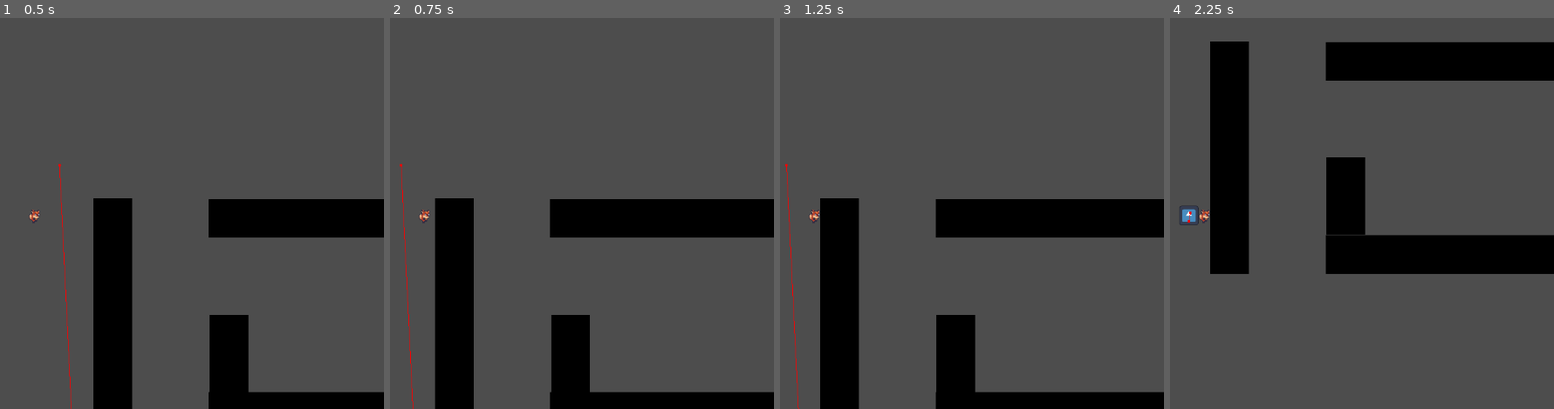
Above: before the commit, frames 1-4 (left to right).
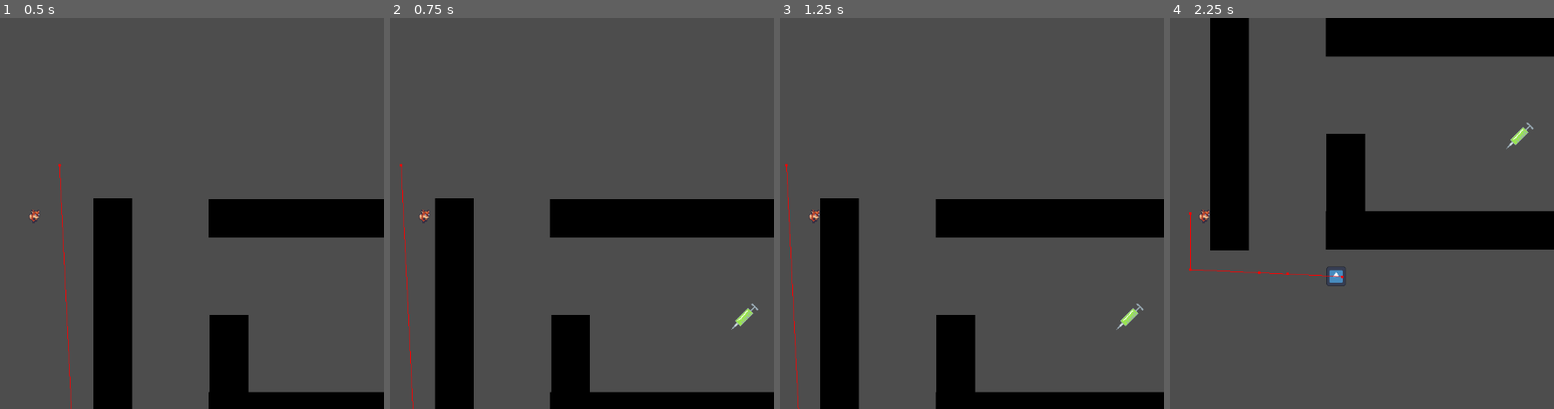
Above: after the commit, the same moments.

Repository: breadlofe/NotMedicine
Game: Godot game, scene res://scenes/test_scene.tscn
The game is run twice, just before and just after one commit, with the same random seed, the same clock (stepped at 60 frames per second) and the same inputs. The engine's default icon, where the game draws it, is replaced by a stand-in: a white triangle on a blue panel in a dark square.
Inputs:
- Up to frame 1 (0.5 s): no input
- Up to frame 2 (0.75 s): tap Enter at 0.5 s; hold D (move_right) from 0.53 s (still down); tap E (interact) at 0.6 s
- Up to frame 3 (1.25 s): keep holding D (move_right)
- Up to frame 4 (2.25 s): tap Space at 1.25 s; release D (move_right) at 1.28 s; hold S (move_down) 1.28-2.03 s; tap E (interact) at 1.35, 2.1 s; hold D (move_right) from 2.03 s (still down)

Frame 1 is identical in both runs. In frame 2, 0.1% of the frame differs, in the area x 88-96%, y 73-80%; in frame 3, 0.1%; in frame 4, 17%, in the area x 2-100%, y 0-69%.

Commit message:
Cop area added

Diff:
--- a/scenes/cop.tscn
+++ b/scenes/cop.tscn
@@ -9,6 +9,9 @@
 [sub_resource type="CircleShape2D" id="CircleShape2D_owct5"]
 radius = 350.0
 
+[sub_resource type="RectangleShape2D" id="RectangleShape2D_i1wds"]
+size = Vector2(64, 64)
+
 [node name="cop" type="CharacterBody2D"]
 script = ExtResource("1_j83oe")
 
@@ -17,8 +20,13 @@
 
 [node name="cop_detect_area" type="Area2D" parent="." groups=["cop_group"]]
 
-[node name="cop_detect_collision" type="CollisionShape2D" parent="cop_detect_area"]
+[node name="cop_detect_area_collision" type="CollisionShape2D" parent="cop_detect_area"]
 shape = SubResource("CircleShape2D_owct5")
+
+[node name="cop_detect_player" type="Area2D" parent="."]
+
+[node name="cop_detect_player_collision" type="CollisionShape2D" parent="cop_detect_player"]
+shape = SubResource("RectangleShape2D_i1wds")
 
 [node name="cop_sprite" type="Sprite2D" parent="."]
 position = Vector2(-7.15256e-07, -7.15256e-07)
@@ -30,3 +38,4 @@
 
 [connection signal="body_entered" from="cop_detect_area" to="." method="_on_cop_detect_area_body_entered"]
 [connection signal="body_exited" from="cop_detect_area" to="." method="_on_cop_detect_area_body_exited"]
+[connection signal="body_entered" from="cop_detect_player" to="." method="_on_cop_detect_player_body_entered"]
--- a/scenes/test_scene.tscn
+++ b/scenes/test_scene.tscn
@@ -1,8 +1,9 @@
-[gd_scene load_steps=5 format=3 uid="uid://2ctpcud6swfm"]
+[gd_scene load_steps=6 format=3 uid="uid://2ctpcud6swfm"]
 
 [ext_resource type="PackedScene" uid="uid://dpf3gjlyo62kr" path="res://scenes/player.tscn" id="1_1jpm0"]
 [ext_resource type="PackedScene" uid="uid://08jh4ff1bvyj" path="res://scenes/cop.tscn" id="1_ggppy"]
 [ext_resource type="PackedScene" uid="uid://s5onyip10cg6" path="res://scenes/wall_test.tscn" id="3_5wv2p"]
+[ext_resource type="PackedScene" uid="uid://bhmljpdrnf1cf" path="res://scenes/invincibility_item.tscn" id="4_8mnuw"]
 
 [sub_resource type="NavigationPolygon" id="NavigationPolygon_ojki4"]
 vertices = PackedVector2Array(1057, 353, 1119, 33, 1119, 607, 1056, 545, 1056, 415, 1057, 159, 33, 607, 286, 545, 225, 545, 95, 545, 33, 33, 95, 95, 225, 95, 927, 353, 417, 415, 417, 287, 927, 225, 286, 225, 287, 287, 1056, 159, 1056, 95, 287, 415, 286, 415, 286, 95)
@@ -15,9 +16,6 @@
 
 [node name="player" parent="." instance=ExtResource("1_1jpm0")]
 position = Vector2(32, 152)
-
-[node name="cop" parent="." instance=ExtResource("1_ggppy")]
-position = Vector2(584, 592)
 
 [node name="NavigationRegion2D" type="NavigationRegion2D" parent="."]
 navigation_polygon = SubResource("NavigationPolygon_ojki4")
@@ -81,3 +79,9 @@
 
 [node name="Pos12" type="Marker2D" parent="PositionNodes"]
 position = Vector2(1080, 568)
+
+[node name="cop" parent="." instance=ExtResource("1_ggppy")]
+position = Vector2(1010, 587)
+
+[node name="Sprite2D" parent="." instance=ExtResource("4_8mnuw")]
+position = Vector2(640, 320)
--- a/scripts/Area2D.gd
+++ b/scripts/Area2D.gd
@@ -1,11 +1,9 @@
 extends "res://scripts/invincibility_item.gd"
-
 
 # Called when the node enters the scene tree for the first time.
 func _ready():
 	pass # Replace with function body.
 
-
 # Called every frame. 'delta' is the elapsed time since the previous frame.
 func _process(delta):
 	pass
--- a/scripts/cop.gd
+++ b/scripts/cop.gd
@@ -15,7 +15,6 @@
 	update_target_position(target_position)
 
 func _process(delta):
-	# print(target_position)
 	if state == "patrol":
 		if position.distance_to(target_position) > 0.5:
 			velocity = Vector2(nav_agent.get_next_path_position() - global_transform.origin).normalized() * speed
@@ -52,3 +51,7 @@
 				current_mark = i.position
 		target_position = current_mark
 		update_target_position(target_position)
+
+func _on_cop_detect_player_body_entered(body):
+	if body.is_in_group("player_group"):
+		print("GOT YOU >:)")
Not shown: 1 places in scenes/cop.tscn that only renumber resources
Not shown: 1 places in scenes/invincibility_item.tscn that only renumber resources
